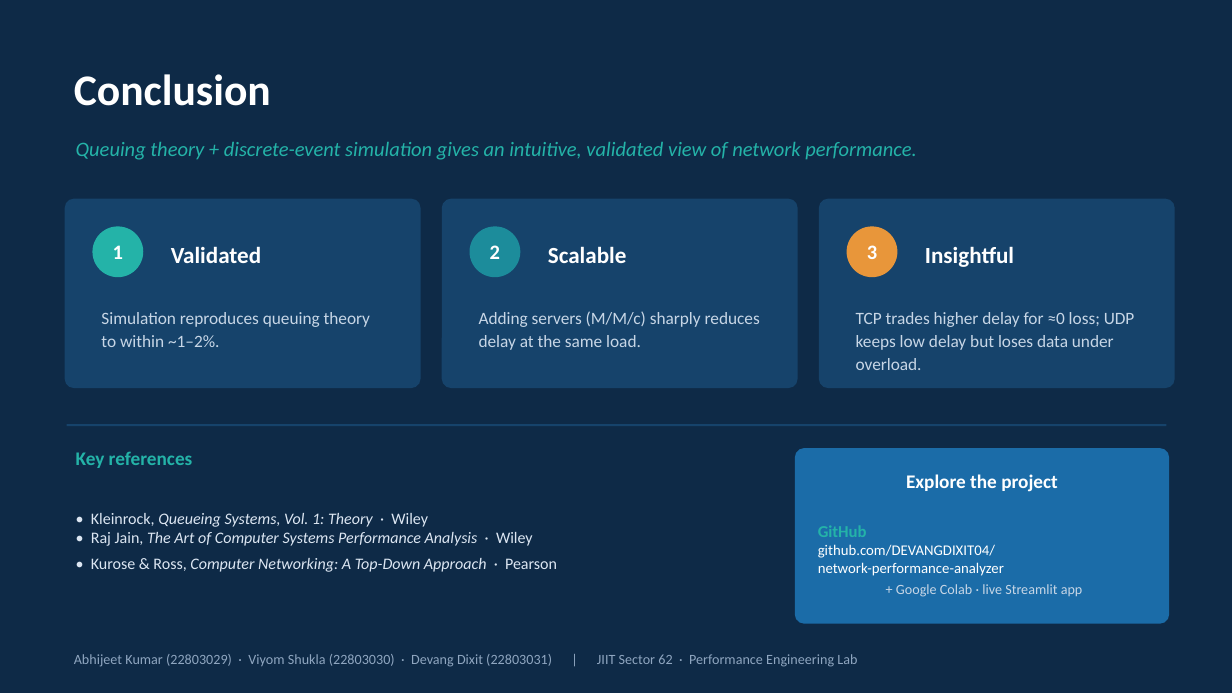
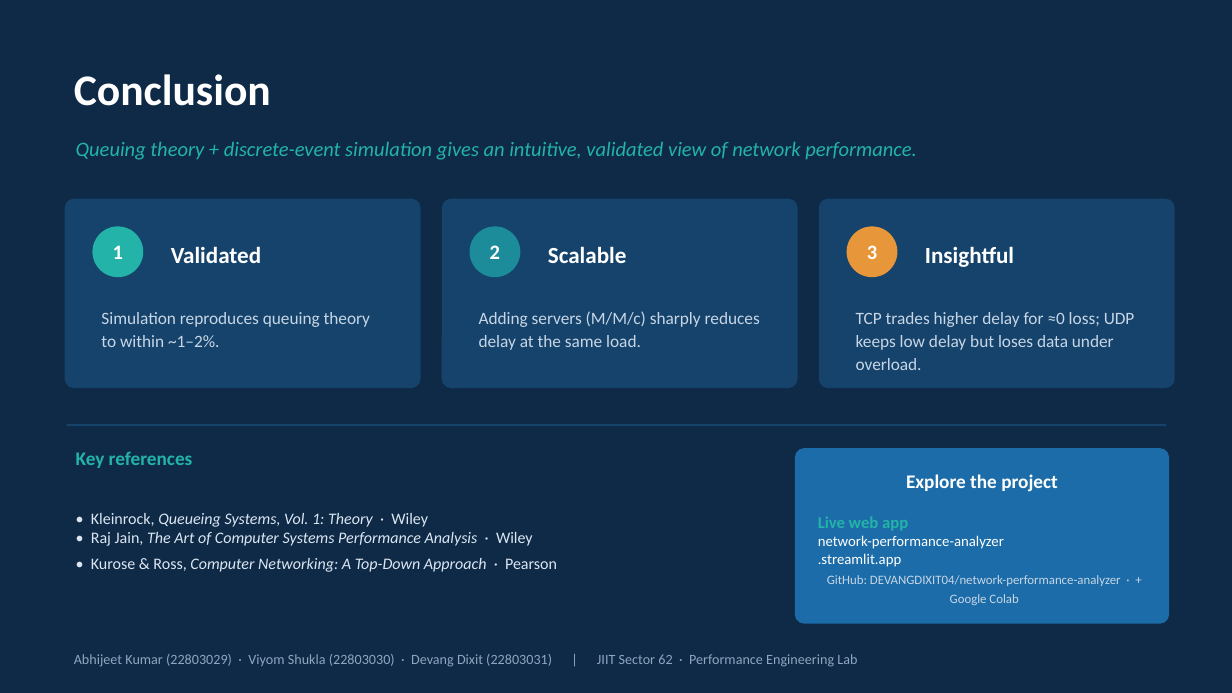
Before and after one commit to DEVANGDIXIT04/network-performance-analyzer, a slide deck: slide 13 of Network_Performance_Analyzer_Presentation.pptx. Drawn at 1232x693 pixels with LibreOffice and Linux fonts; fonts in the diff are those of the drawing. Boxes give left, top, right and bottom in pixels: in the first picture for what was removed or moved away, otherwise in the second. Text is boxed around its words. In the diff, an @@ line names an element or a change of style, - is before the commit and + after.

Commit message:
Add live Streamlit app URL to README and deck
Live at https://network-performance-analyzer.streamlit.app

```diff
--- a/Network_Performance_Analyzer_Presentation.pptx
+++ b/Network_Performance_Analyzer_Presentation.pptx
@@ text at [818,516,1121,605]: text changed; size 11.5 to 10 pt; text colour #FFFFFF to #C7D6E6 @@
-GitHub
-github.com/DEVANGDIXIT04/
-network-performance-analyzer
-+ Google Colab · live Streamlit app
+Live web app
+network-performance-analyzer
+.streamlit.app
+GitHub: DEVANGDIXIT04/network-performance-analyzer · + Google Colab
```
Also in this commit, not shown: 1 other file.
